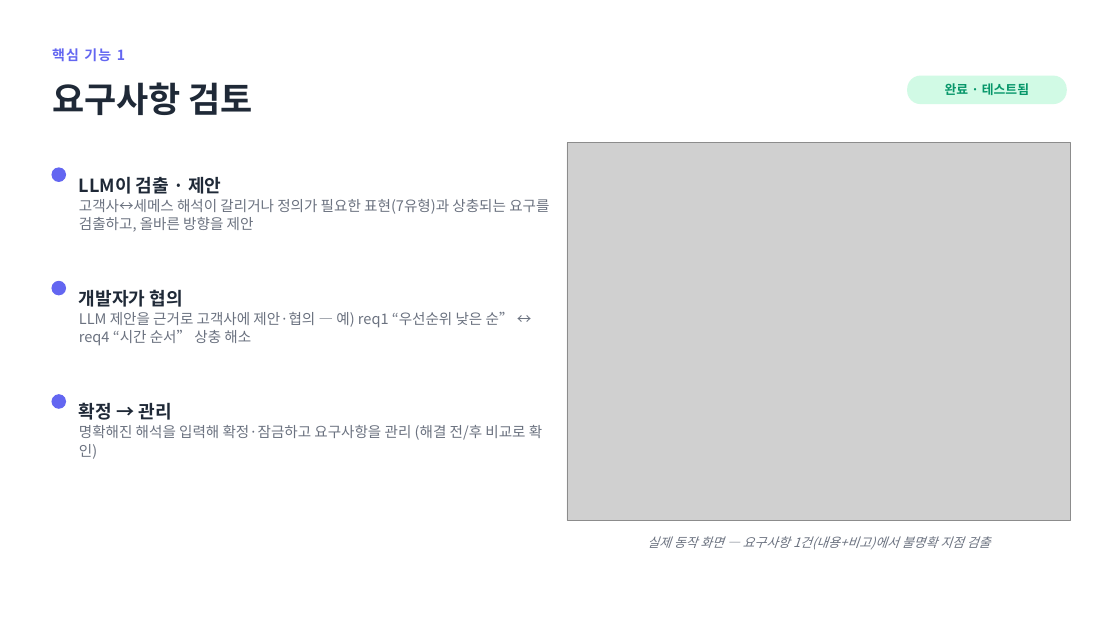
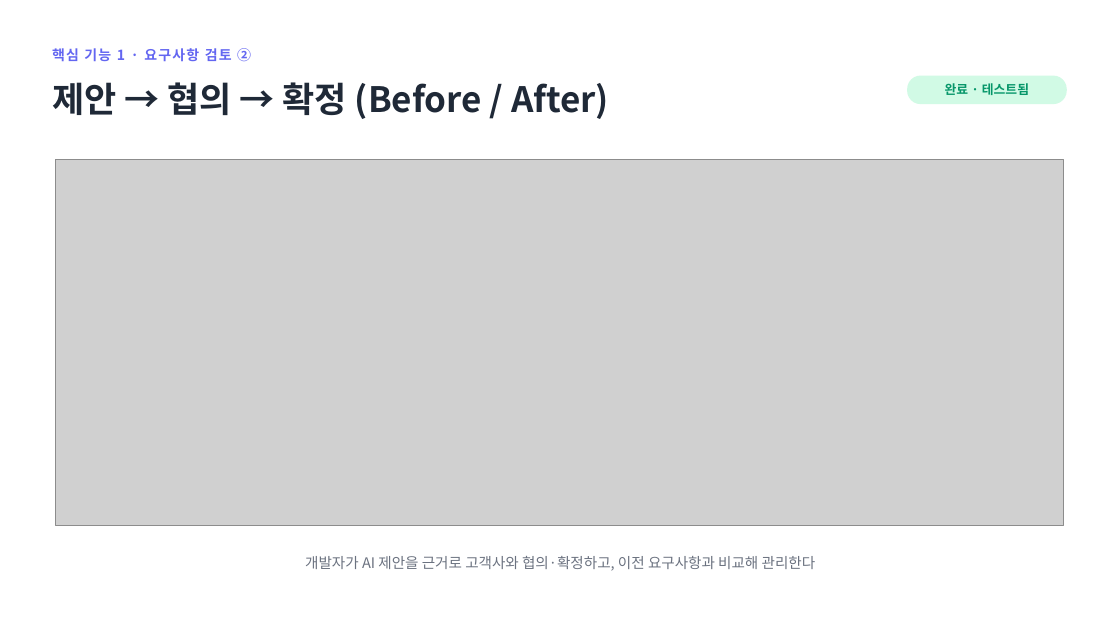
Before and after one commit to jihunhan98/semes-superrookie, a slide deck: slide 6 of docs/진행공유_요구사항자동화.pptx (slide 5 before the commit). Drawn at 1120x630 pixels with LibreOffice and Linux fonts; fonts in the diff are those of the drawing; grey boxes stand for pictures. Boxes give left, top, right and bottom in pixels: in the first picture for what was removed or moved away, otherwise in the second. Text is boxed around its words. In the diff, an @@ line names an element or a change of style, - is before the commit and + after.

```diff
--- a/docs/진행공유_요구사항자동화.pptx
+++ b/docs/진행공유_요구사항자동화.pptx
@@ text at bbox=[52, 48, 251, 61]: text changed @@
-핵심 기능 1
+핵심 기능 1 · 요구사항 검토 ②
@@ text at bbox=[52, 82, 609, 119]: text changed @@
-요구사항 검토
+제안 → 협의 → 확정 (Before / After)
@@ picture removed at bbox=[567, 143, 1071, 521] @@
@@ ellipse removed at bbox=[52, 168, 66, 181] @@
@@ picture added at bbox=[56, 160, 1065, 525] @@
@@ ellipse removed at bbox=[52, 281, 66, 295] @@
@@ text removed at bbox=[79, 289, 514, 346] @@
-개발자가 협의
-LLM 제안을 근거로 고객사에 제안·협의 — 예) req1 “우선순위 낮은 순” ↔ req4 “시간 순서” 상충 해소
@@ ellipse removed at bbox=[52, 395, 66, 408] @@
@@ text removed at bbox=[79, 402, 542, 459] @@
-확정 → 관리
-명확해진 해석을 입력해 확정·잠금하고 요구사항을 관리 (해결 전/후 비교로 확인)
@@ text removed at bbox=[647, 536, 991, 550] @@
-실제 동작 화면 — 요구사항 1건(내용+비고)에서 불명확 지점 검출
@@ text at bbox=[305, 556, 816, 571]: text changed @@
-LLM이 검출 · 제안
-고객사↔세메스 해석이 갈리거나 정의가 필요한 표현(7유형)과 상충되는 요구를 검출하고, 올바른 방향을 제안
+개발자가 AI 제안을 근거로 고객사와 협의·확정하고, 이전 요구사항과 비교해 관리한다
```
Also in this commit, not shown: 1 slide added, 3 other files.
